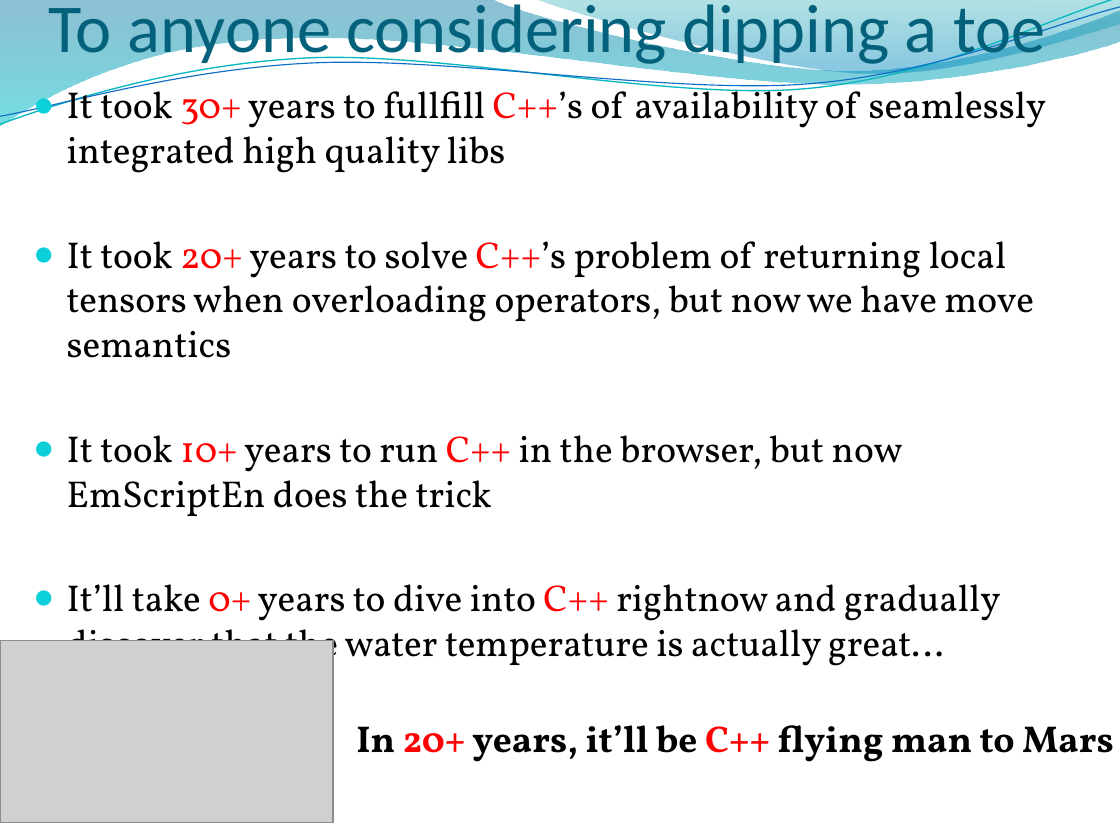
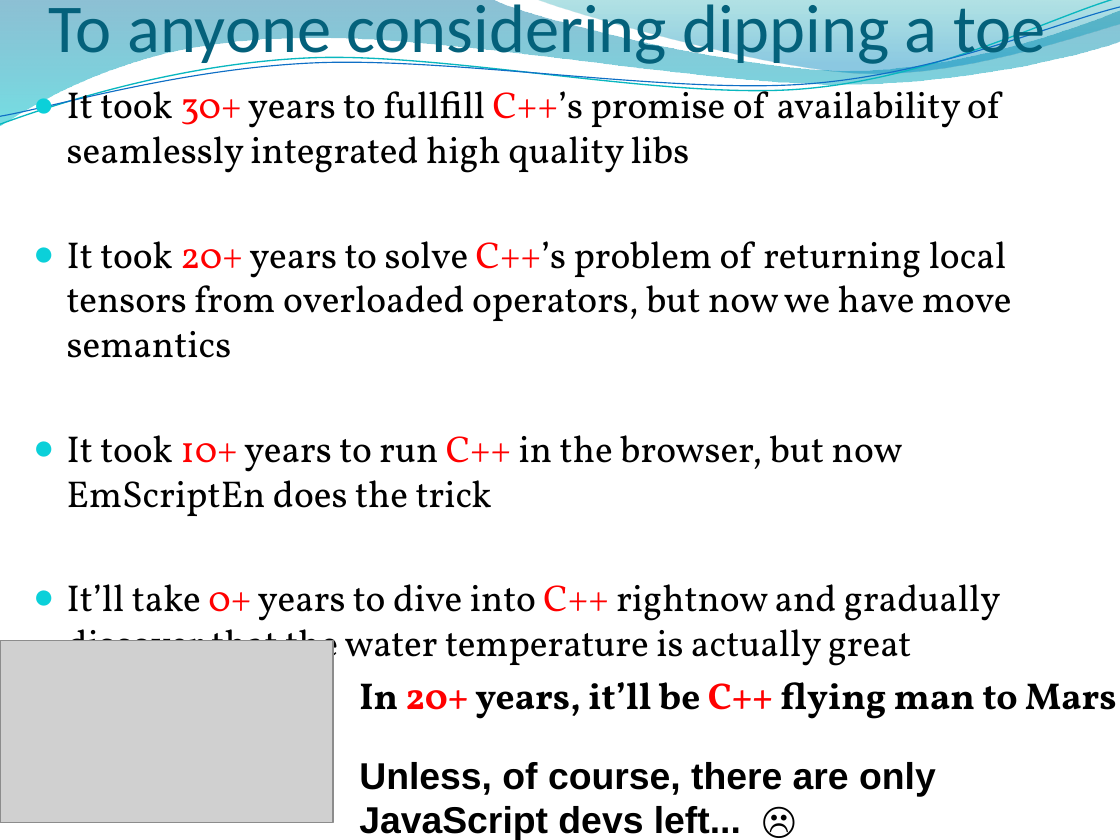
Before and after one commit to geatec/cpp_meet_2017, a slide deck: slide 21 of refactor.pptx (slide 20 before the commit). Drawn at 1120x840 pixels with LibreOffice and Linux fonts; fonts in the diff are those of the drawing; grey boxes stand for pictures; background and template pictures are left out. Boxes give left, top, right and bottom in pixels: in the first picture for what was removed or moved away, otherwise in the second. Text is boxed around its words. In the diff, an @@ line names an element or a change of style, - is before the commit and + after.

```diff
--- a/refactor.pptx
+++ b/refactor.pptx
@@ text at box(67, 83, 1012, 358): text changed @@
-● It took 30+ years to fullfill C++’s of availability of seamlessly integrated high quality libs
-● It took 20+ years to solve C++’s problem of returning local tensors when overloading operators, but now we have move semantics
+● It took 30+ years to fullfill C++’s promise of availability of seamlessly integrated high quality libs
+● It took 20+ years to solve C++’s problem of returning local tensors from overloaded operators, but now we have move semantics
@@ text at box(67, 584, 1000, 673): text changed @@
-● It’ll take 0+ years to dive into C++ rightnow and gradually discover that the water temperature is actually great...
+● It’ll take 0+ years to dive into C++ rightnow and gradually discover that the water temperature is actually great
@@ text "In 20+ years, it’ll be ...": place and size @@
-text "In 20+ years, it’ll be ..." at box(356, 725, 1113, 762)
+text "In 20+ years, it’ll be ..." at box(359, 682, 1116, 719)
@@ text added at box(359, 762, 936, 840), 24 pt, text #000000, bold @@
+Unless, of course, there are only JavaScript devs left... ☹
```
Also in this commit, not shown: 1 slide added.
